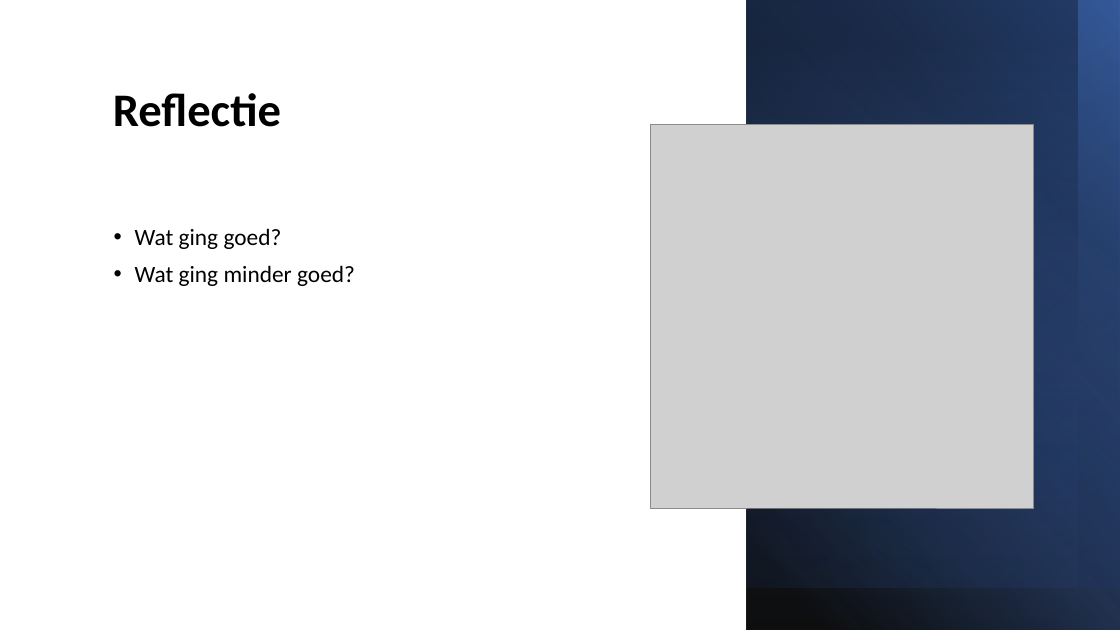
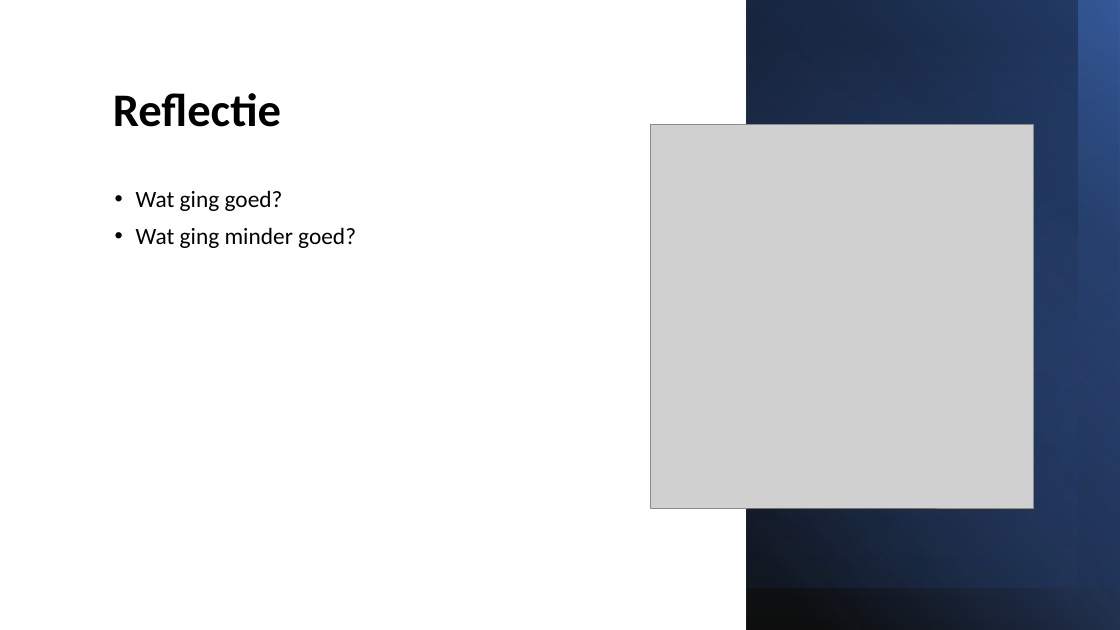
Before and after one commit to DaanoontjeGaming/Verdieping-Software, a slide deck: slide 7 of Presentatie Keuzedeel.pptx. Drawn at 1120x630 pixels with LibreOffice and Linux fonts; fonts in the diff are those of the drawing; grey boxes stand for pictures. Boxes give left, top, right and bottom in pixels: in the first picture for what was removed or moved away, otherwise in the second. Text is boxed around its words. In the diff, an @@ line names an element or a change of style, - is before the commit and + after.

```diff
--- a/Presentatie Keuzedeel.pptx
+++ b/Presentatie Keuzedeel.pptx
@@ text "Wat ging goed?" moved from (x1=135, y1=228, x2=355, y2=286) to (x1=136, y1=190, x2=356, y2=248) @@
```
Also in this commit, not shown: 5 other slides changed, 8 other files.
